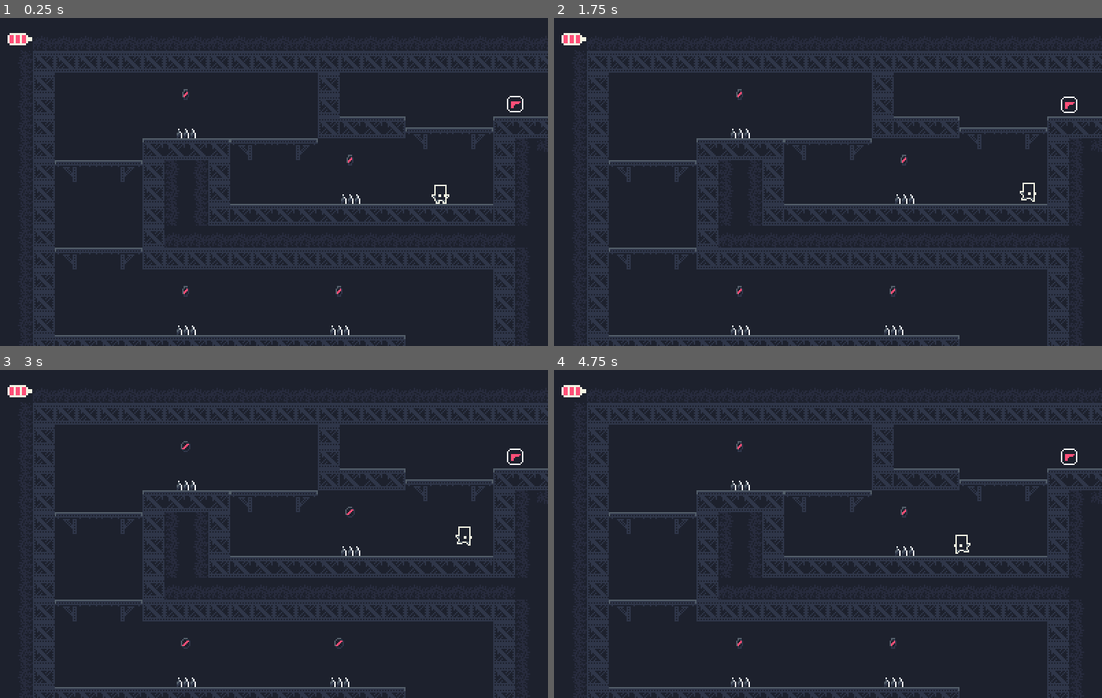
Above: before the commit, frames 1-4 (two rows, left to right).
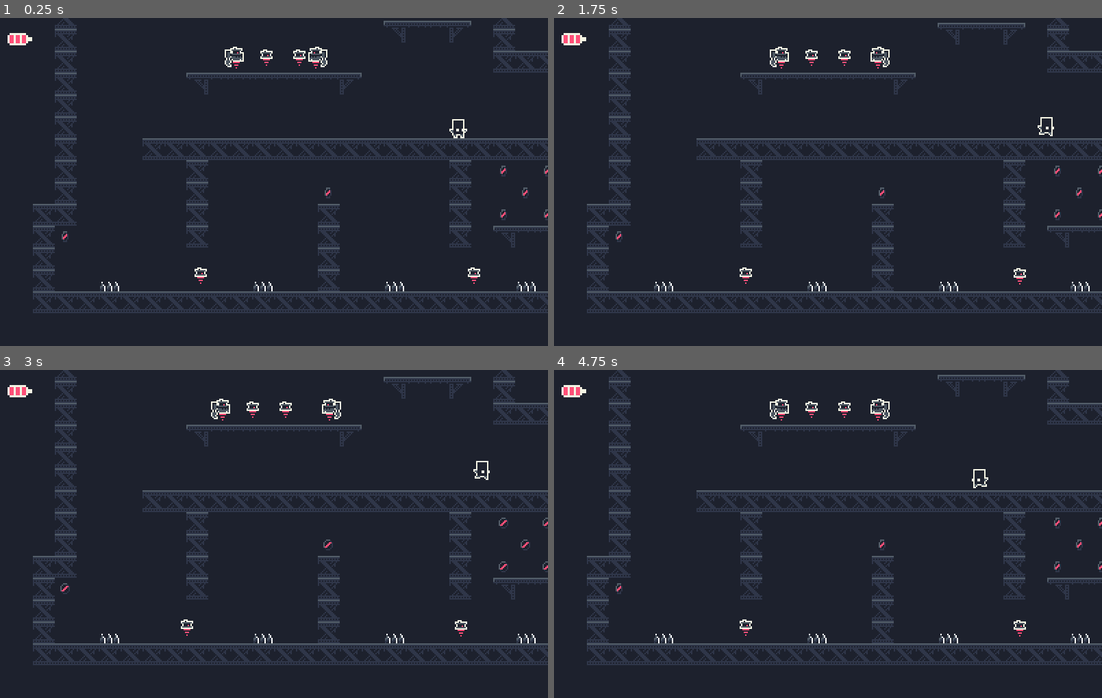
Above: after the commit, the same moments.

Repository: Nanoparty/EchoStation
Game: Godot game, scene res://src/Main/Game.tscn
Same seed, same stepped clock (60 frames per second), same inputs: the game is played once before the commit and once after it.
Inputs:
- Up to frame 1 (0.25 s): no input
- Up to frame 2 (1.75 s): hold Tab (splitscreen) 0.53-1.28 s; hold Right (move_right) from 0.53 s (still down); tap Up (jump) at 0.77, 1.52 s; tap Enter at 1.25 s; tap S (crouch) at 1.35 s; tap Tab (splitscreen) at 1.55 s
- Up to frame 3 (3 s): release Right (move_right) at 2.03 s; hold Left (move_left) 2.03-2.78 s; hold Tab (splitscreen) 2.03-2.78 s; tap Z (shoot) at 2.1 s; tap Space at 2.75 s; hold Right (move_right) from 2.78 s (still down); tap Tab (splitscreen) at 2.85 s
- Up to frame 4 (4.75 s): tap Up (jump) at 3.02, 3.77, 4.52 s; hold Tab (splitscreen) 3.53-4.28 s; tap Enter at 4.25 s; release Right (move_right) at 4.28 s; hold Left (move_left) from 4.28 s (still down); tap S (crouch) at 4.35 s; tap Tab (splitscreen) at 4.55 s

The runs differ from the first frame. In frame 1, 25% of the frame differs, in the area x 6-100%, y 0-100%; in frame 2, 25%; in frame 3, 25%; in frame 4, 25%.
Error in both runs: Attempt to call function 'connect' in base 'null instance' on a null instance. (res://src/UserInterface/CoinsCounter.gd:20)

Commit message:
added keys, tileset off by 1 pixel, causing collision issues

Diff:
--- a/src/Actors/Player.gd
+++ b/src/Actors/Player.gd
@@ -21,8 +21,12 @@
 onready var health = 3
 onready var dead = false
 onready var jumpCount = 0
-onready var canDoubleJump = false
-onready var canShoot = false
+onready var canDoubleJump = true
+onready var canShoot = true
+
+onready var key1 = false
+onready var key2 = false
+onready var key3 = false
 
 
 func _ready():
--- /dev/null
+++ b/src/Level/Key1.gd
@@ -0,0 +1,8 @@
+extends Area2D
+
+
+
+
+func _on_Key1_body_entered(body):
+	body.key1 = true
+	queue_free()
--- /dev/null
+++ b/src/Level/Key2.gd
@@ -0,0 +1,7 @@
+extends Area2D
+
+
+
+func _on_Key2_body_entered(body):
+	body.key2 = true
+	queue_free()
--- /dev/null
+++ b/src/Level/Key3.gd
@@ -0,0 +1,7 @@
+extends Area2D
+
+
+
+func _on_Key3_body_entered(body):
+	body.key3 = true
+	queue_free()
--- a/src/Level/TestLevel.tscn
+++ b/src/Level/TestLevel.tscn
@@ -22,6 +22,13 @@
 [ext_resource path="res://src/Level/DoubleJump.gd" type="Script" id=20]
 [ext_resource path="res://assets/art/player/gun_upgrade.png" type="Texture" id=21]
 [ext_resource path="res://src/Level/Blaster.gd" type="Script" id=22]
+[ext_resource path="res://assets/art/environment/key1.png" type="Texture" id=23]
+[ext_resource path="res://assets/art/environment/key3.png" type="Texture" id=24]
+[ext_resource path="res://assets/art/environment/key2.png" type="Texture" id=25]
+[ext_resource path="res://assets/art/environment/key_slots.png" type="Texture" id=26]
+[ext_resource path="res://src/Level/Key1.gd" type="Script" id=27]
+[ext_resource path="res://src/Level/Key2.gd" type="Script" id=28]
+[ext_resource path="res://src/Level/Key3.gd" type="Script" id=29]
 
 [sub_resource type="Animation" id=8]
 resource_name = "New Anim"
@@ -57,8 +64,6 @@
 "values": [ Vector2( -672, -88 ), Vector2( -672, -230 ) ]
 }
 
-[sub_resource type="CircleShape2D" id=3]
-
 [sub_resource type="RectangleShape2D" id=4]
 extents = Vector2( 198.5, 119 )
 
@@ -108,6 +113,60 @@
 "values": [ Vector2( -608, 200 ), Vector2( -608, 195 ) ]
 }
 
+[sub_resource type="RectangleShape2D" id=14]
+extents = Vector2( 8, 8 )
+
+[sub_resource type="Animation" id=15]
+resource_name = "idle"
+length = 3.0
+loop = true
+tracks/0/type = "value"
+tracks/0/path = NodePath(".:position")
+tracks/0/interp = 1
+tracks/0/loop_wrap = true
+tracks/0/imported = false
+tracks/0/enabled = true
+tracks/0/keys = {
+"times": PoolRealArray( 0, 1.5 ),
+"transitions": PoolRealArray( 1, 1 ),
+"update": 0,
+"values": [ Vector2( -720, 200 ), Vector2( -720, 195 ) ]
+}
+
+[sub_resource type="Animation" id=16]
+resource_name = "idle"
+length = 3.0
+loop = true
+tracks/0/type = "value"
+tracks/0/path = NodePath(".:position")
+tracks/0/interp = 1
+tracks/0/loop_wrap = true
+tracks/0/imported = false
+tracks/0/enabled = true
+tracks/0/keys = {
+"times": PoolRealArray( 0, 1.5 ),
+"transitions": PoolRealArray( 1, 1 ),
+"update": 0,
+"values": [ Vector2( 792, 200 ), Vector2( 792, 195 ) ]
+}
+
+[sub_resource type="Animation" id=17]
+resource_name = "idle"
+length = 3.0
+loop = true
+tracks/0/type = "value"
+tracks/0/path = NodePath(".:position")
+tracks/0/interp = 1
+tracks/0/loop_wrap = true
+tracks/0/imported = false
+tracks/0/enabled = true
+tracks/0/keys = {
+"times": PoolRealArray( 0, 1.5 ),
+"transitions": PoolRealArray( 1, 1 ),
+"update": 0,
+"values": [ Vector2( -896, -392 ), Vector2( -896, -397 ) ]
+}
+
 [node name="Level" type="Node2D"]
 pause_mode = 1
 script = ExtResource( 5 )
@@ -115,7 +174,7 @@
 [node name="TileMaps" type="Node2D" parent="."]
 
 [node name="Main TileMap" type="TileMap" parent="TileMaps"]
-position = Vector2( 128, -2.38419e-07 )
+position = Vector2( 128, 0 )
 rotation = 0.00022908
 tile_set = ExtResource( 1 )
 cell_size = Vector2( 16, 16 )
@@ -124,9 +183,6 @@
 format = 1
 tile_data = PoolIntArray( -3211282, 0, 0, -3211281, 0, 0, -3211280, 0, 0, -3211279, 0, 0, -3211278, 0, 0, -3211277, 0,  …(34450 unchanged characters)…
 
-[node name="Platform" parent="TileMaps/Main TileMap" instance=ExtResource( 16 )]
-position = Vector2( 0.00366974, 16 )
-
 [node name="Supports" type="TileMap" parent="TileMaps"]
 visible = false
 z_index = -1
@@ -136,12 +192,13 @@
 tile_data = PoolIntArray( 1245182, 48, 0, 1179649, 49, 0, 1179660, 48, 0, 1179663, 49, 0, 1310718, 48, 0, 1245185, 49,  …(403 unchanged characters)…
 
 [node name="Background TileMap" type="TileMap" parent="TileMaps"]
+visible = false
 position = Vector2( 128, 0 )
 z_index = -2
 tile_set = ExtResource( 1 )
 cell_size = Vector2( 16, 16 )
 format = 1
-tile_data = PoolIntArray( 786425, 536870975, 0, 917493, 5368 …(1248 unchanged characters)… 2, 71, 0, 2359248, 71, 0, 2359249, 71, 0, 2359282, 100, 0, 2359284, 98, 0, 2359286, 101, 0, 2359289, 99, 0, 2359291, 100, 0, 2359293, 101, 0 )
+tile_data = PoolIntArray( 786425, 536870975, 0, 917493, 5368 …(1248 unchanged characters)… 2, 71, 0, 2359248, 71, 0, 2359249, 71, 0 )
 
 [node name="Background2" type="TileMap" parent="TileMaps"]
 visible = false
@@ -653,6 +710,10 @@
 [node name="Platform63" parent="Platforms" instance=ExtResource( 17 )]
 position = Vector2( 560, -416 )
 
+[node name="Platform50" parent="Platforms" instance=ExtResource( 16 )]
+position = Vector2( 128, 16 )
+rotation = 0.00022908
+
 [node name="Enemies" type="Node" parent="."]
 
 [node name="Enemy2" parent="Enemies" instance=ExtResource( 2 )]
@@ -703,10 +764,10 @@
 position = Vector2( -656, 80 )
 
 [node name="Enemy16" parent="Enemies" instance=ExtResource( 2 )]
-position = Vector2( -600, -32 )
+position = Vector2( -784, -80 )
 
 [node name="Enemy17" parent="Enemies" instance=ExtResource( 2 )]
-position = Vector2( -800, -32 )
+position = Vector2( -808, -80 )
 
 [node name="Enemy18" parent="Enemies" instance=ExtResource( 10 )]
 position = Vector2( -776, -288 )
@@ -720,18 +781,8 @@
 
 [node name="Interactibles" type="Node" parent="."]
 
-[node name="Double Jump Pickup" type="Area2D" parent="Interactibles"]
-visible = false
-
-[node name="CollisionShape2D" type="CollisionShape2D" parent="Interactibles/Double Jump Pickup"]
-shape = SubResource( 3 )
-
-[node name="Sprite" type="Sprite" parent="Interactibles/Double Jump Pickup"]
-position = Vector2( -76, 467 )
-texture = ExtResource( 12 )
-
 [node name="Console" type="Sprite" parent="Interactibles"]
-position = Vector2( 61, 472 )
+position = Vector2( 16, 568 )
 texture = ExtResource( 11 )
 hframes = 2
 frame = 1
@@ -743,8 +794,13 @@
 texture = ExtResource( 15 )
 
 [node name="Computer" type="Sprite" parent="Interactibles"]
-position = Vector2( 61, 441 )
+position = Vector2( 16, 536 )
 texture = ExtResource( 6 )
+hframes = 4
+
+[node name="Key Slots" type="Sprite" parent="Interactibles"]
+position = Vector2( 17, 513 )
+texture = ExtResource( 26 )
 hframes = 4
 
 [node name="Cameras" type="Node" parent="."]
@@ -1502,9 +1558,7 @@
 [node name="Upgrades" type="Node2D" parent="."]
 
 [node name="DoubleJump" type="Area2D" parent="Upgrades"]
-position = Vector2( 840, 196.333 )
-collision_layer = 3
-collision_mask = 3
+position = Vector2( 840, 200 )
 script = ExtResource( 20 )
 
 [node name="CollisionShape2D" type="CollisionShape2D" parent="Upgrades/DoubleJump"]
@@ -1519,8 +1573,6 @@
 
 [node name="Blaster" type="Area2D" parent="Upgrades"]
 position = Vector2( -608, 200 )
-collision_layer = 3
-collision_mask = 3
 script = ExtResource( 22 )
 
 [node name="CollisionShape2D" type="CollisionShape2D" parent="Upgrades/Blaster"]
@@ -1532,6 +1584,50 @@
 [node name="AnimationPlayer" type="AnimationPlayer" parent="Upgrades/Blaster"]
 autoplay = "idle"
 anims/idle = SubResource( 13 )
+
+[node name="Node" type="Node" parent="."]
+
+[node name="Key1" type="Area2D" parent="Node"]
+position = Vector2( -720, 200 )
+script = ExtResource( 27 )
+
+[node name="CollisionShape2D" type="CollisionShape2D" parent="Node/Key1"]
+shape = SubResource( 14 )
+
+[node name="Sprite" type="Sprite" parent="Node/Key1"]
+texture = ExtResource( 23 )
+
+[node name="AnimationPlayer" type="AnimationPlayer" parent="Node/Key1"]
+autoplay = "idle"
+anims/idle = SubResource( 15 )
+
+[node name="Key2" type="Area2D" parent="Node"]
+position = Vector2( 792, 200 )
+script = ExtResource( 28 )
+
+[node name="CollisionShape2D" type="CollisionShape2D" parent="Node/Key2"]
+shape = SubResource( 14 )
+
+[node name="Sprite" type="Sprite" parent="Node/Key2"]
+texture = ExtResource( 25 )
+
+[node name="AnimationPlayer" type="AnimationPlayer" parent="Node/Key2"]
+autoplay = "idle"
+anims/idle = SubResource( 16 )
+
+[node name="Key3" type="Area2D" parent="Node"]
+position = Vector2( -896, -392 )
+script = ExtResource( 29 )
+
+[node name="CollisionShape2D" type="CollisionShape2D" parent="Node/Key3"]
+shape = SubResource( 14 )
+
+[node name="Sprite" type="Sprite" parent="Node/Key3"]
+texture = ExtResource( 24 )
+
+[node name="AnimationPlayer" type="AnimationPlayer" parent="Node/Key3"]
+autoplay = "idle"
+anims/idle = SubResource( 17 )
 
 [connection signal="body_entered" from="Cameras/Room1/Area2D" to="Cameras/Room1" method="_on_Area2D_body_entered"]
 [connection signal="body_exited" from="Cameras/Room1/Area2D" to="Cameras/Room1" method="_on_Area2D_body_exited"]
@@ -1581,3 +1677,6 @@
 [connection signal="body_exited" from="Cameras/Room13/Area2D" to="Cameras/Room13" method="_on_Area2D_body_exited"]
 [connection signal="body_entered" from="Upgrades/DoubleJump" to="Upgrades/DoubleJump" method="_on_DoubleJump_body_entered"]
 [connection signal="body_entered" from="Upgrades/Blaster" to="Upgrades/Blaster" method="_on_Blaster_body_entered"]
+[connection signal="body_entered" from="Node/Key1" to="Node/Key1" method="_on_Key1_body_entered"]
+[connection signal="body_entered" from="Node/Key2" to="Node/Key2" method="_on_Key2_body_entered"]
+[connection signal="body_entered" from="Node/Key3" to="Node/Key3" method="_on_Key3_body_entered"]
--- a/src/Main/Game.tscn
+++ b/src/Main/Game.tscn
@@ -18,4 +18,4 @@
 [node name="Level" parent="." instance=ExtResource( 3 )]
 
 [node name="Player" parent="Level" instance=ExtResource( 4 )]
-position = Vector2( -662, 259 )
+position = Vector2( -649, -29 )
Binary file added: assets/art/environment/key1.png
Not shown, added: assets/art/environment/key1.png.import
Binary file added: assets/art/environment/key2.png
Not shown, added: assets/art/environment/key2.png.import
Binary file added: assets/art/environment/key3.png
Not shown, added: assets/art/environment/key3.png.import
Binary file added: assets/art/environment/key_slots.png
Not shown, added: assets/art/environment/key_slots.png.import
Not shown: 1 places in src/Level/TestLevel.tscn that only renumber resources
